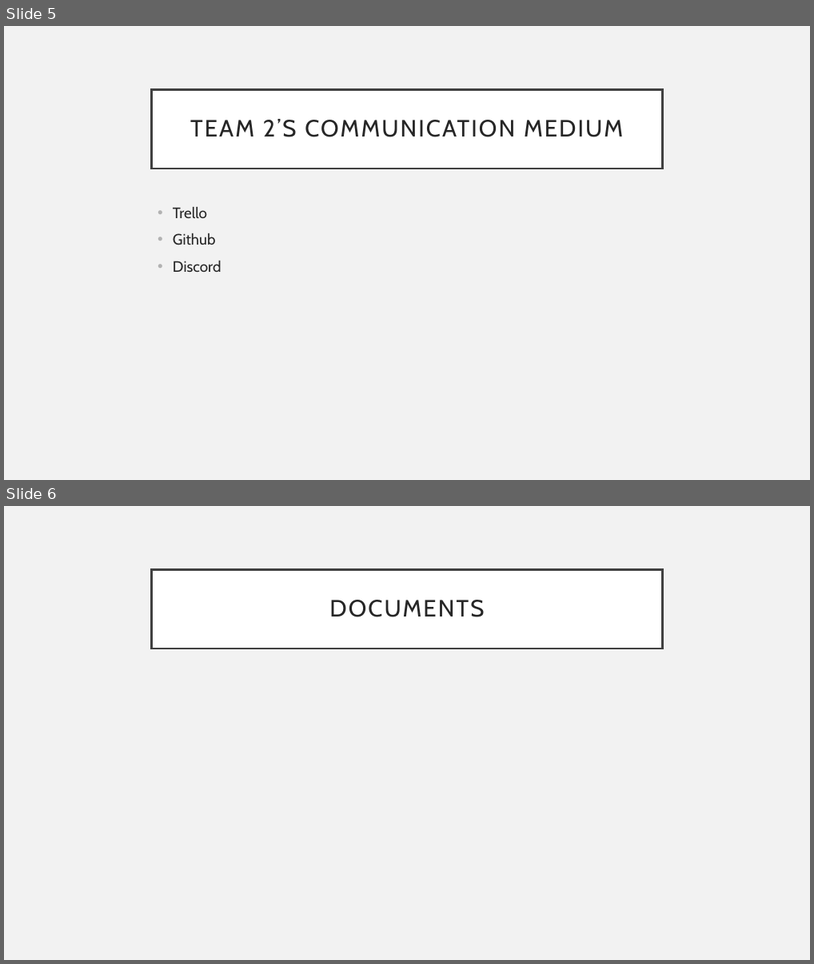
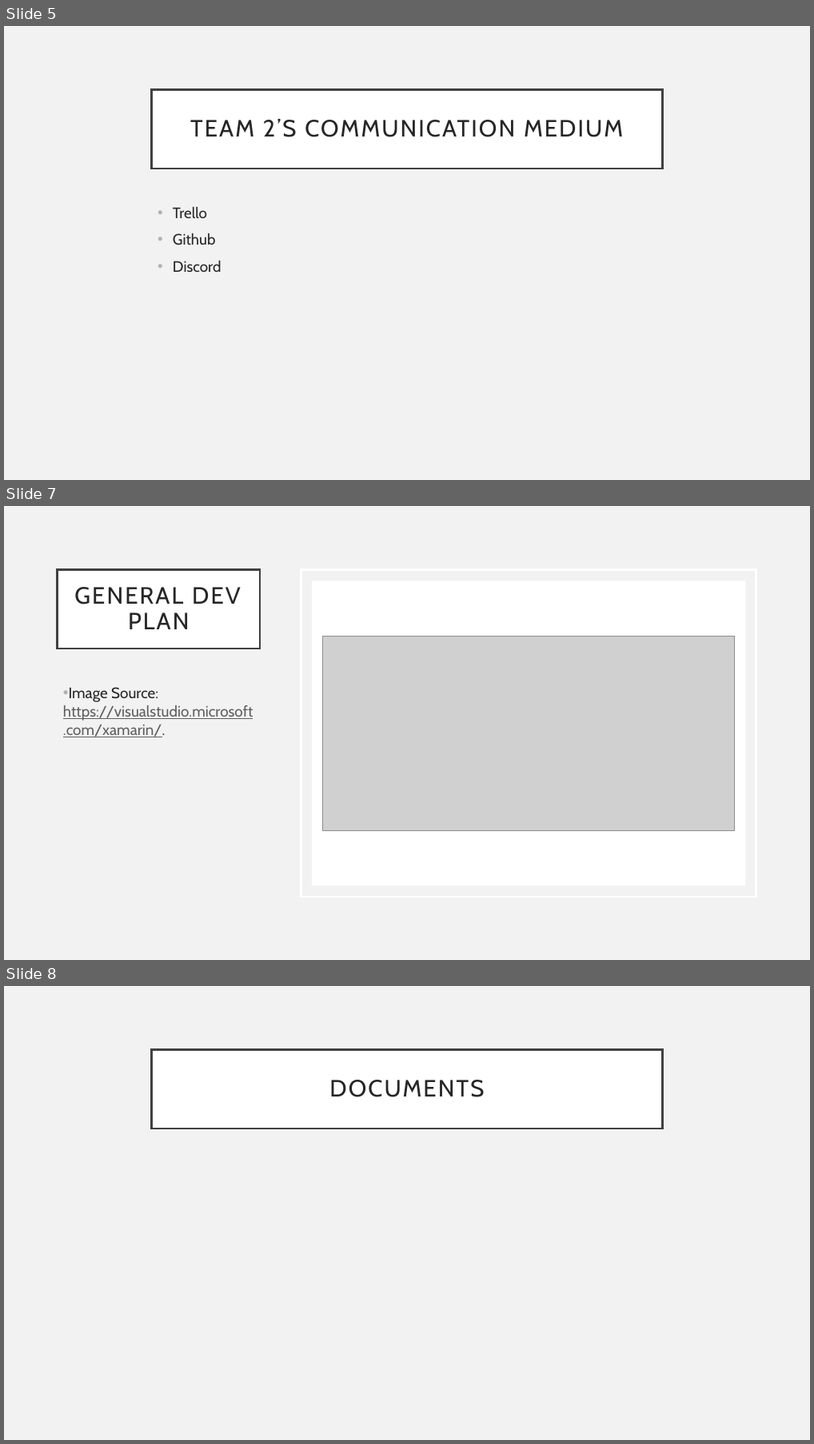
Before and after one commit to Thatawesomeguy4/FiddlePracticeAppCPSC4910, a slide deck: Fid’Lin Presentation.pptx. Shown one above the other, each under a label of ours: slides 5 and 6 before the commit, slides 5, 7 and 8 after it; the slides between them are not shown. The pictures are 814x964 and 814x1444 pixels, drawn with LibreOffice and Linux fonts; fonts in the diff are those of the drawing; grey boxes stand for pictures. Boxes give left, top, right and bottom in pixels: in the first picture for what was removed or moved away, otherwise in the second. Text is boxed around its words. In the diff, an @@ line names an element or a change of style, - is before the commit and + after.

```diff
--- a/Fid’Lin Presentation.pptx
+++ b/Fid’Lin Presentation.pptx
@@ slide 7 added at (4, 506, 810, 960), background #F2F2F2 @@
@@ title added at (58, 569, 260, 648), fill #FFFFFF, outline #404040 2.5 pt, 28 pt, text #262626 @@
+GENERAL DEV PLAN
@@ rectangle added at (301, 569, 757, 896), outline #FFFFFF 2.5 pt @@
@@ rectangle added at (312, 580, 746, 885), fill #FFFFFF @@
@@ picture added at (323, 636, 734, 831) @@
@@ text added at (63, 687, 253, 737), 18 pt, text #5F5F5F, underline @@
+• Image Source: https://visualstudio.microsoft.com/xamarin/.
@@ what was slide 6 is now slide 8 @@
```
Also in this commit, not shown: 1 other slide added.
